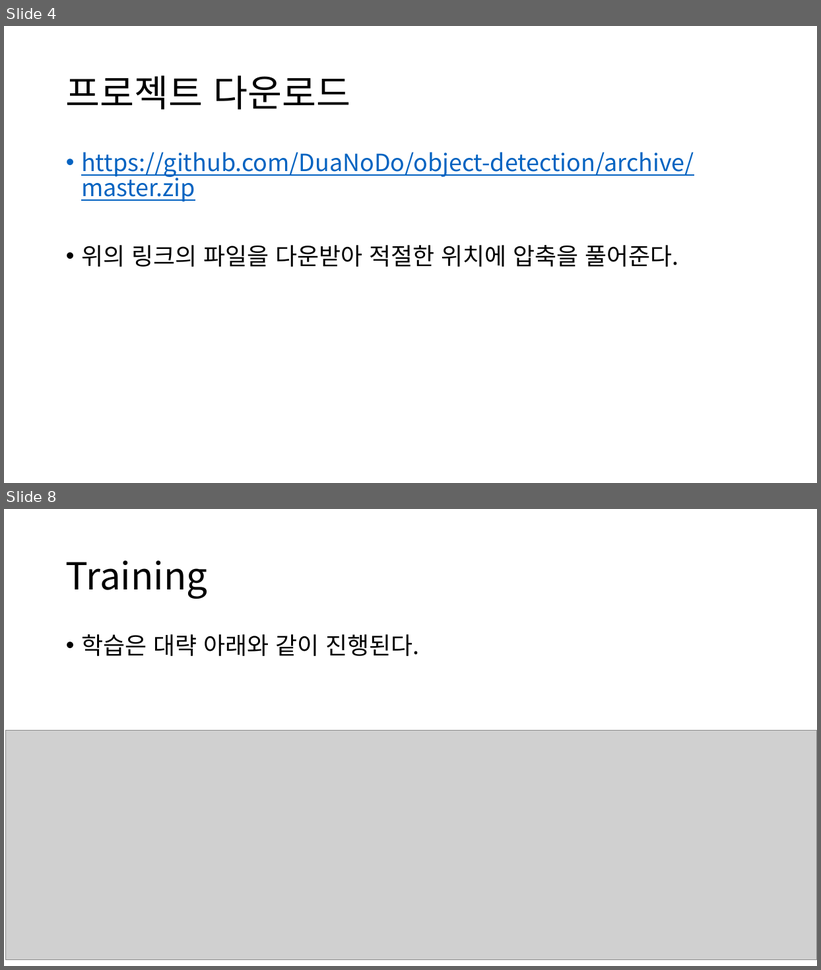
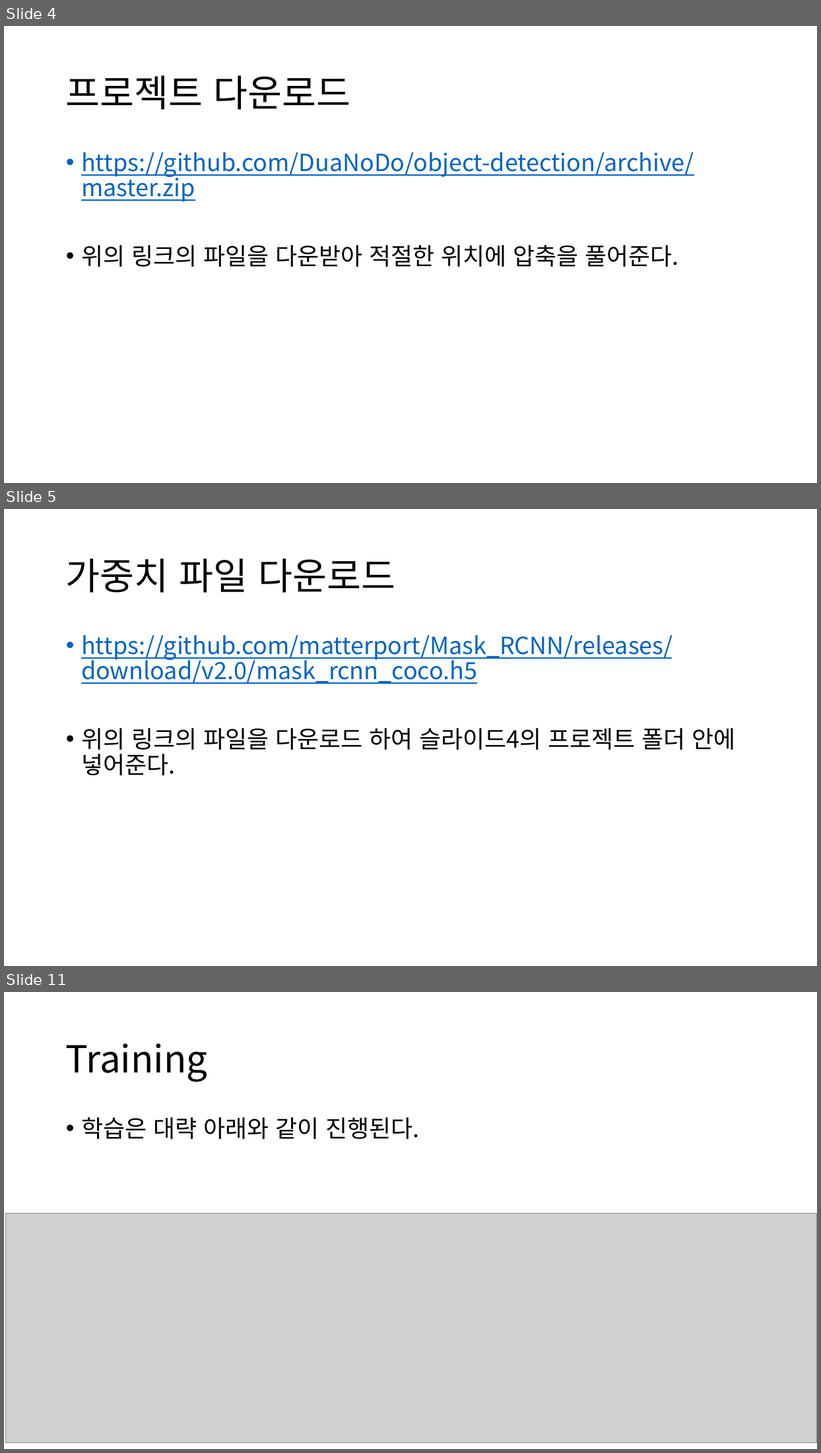
Before and after one commit to DuaNoDo/object-detection, a slide deck: 객체탐지.pptx. Shown one above the other, each under a label of ours: slides 4 and 8 before the commit, slides 4, 5 and 11 after it; the slides between them are not shown. The pictures are 821x970 and 821x1453 pixels, drawn with LibreOffice and Linux fonts; fonts in the diff are those of the drawing; grey boxes stand for pictures. Boxes give left, top, right and bottom in pixels: in the first picture for what was removed or moved away, otherwise in the second. Text is boxed around its words. In the diff, an @@ line names an element or a change of style, - is before the commit and + after.

```diff
--- a/객체탐지.pptx
+++ b/객체탐지.pptx
@@ slide 5 added at [4, 509, 817, 966], background #FFFFFF @@
@@ title added at [66, 559, 395, 593], 44 pt, text #000000 @@
+가중치 파일 다운로드
@@ text added at [81, 635, 735, 776], 28 pt, text #0563C1, underline @@
+• https://github.com/matterport/Mask_RCNN/releases/download/v2.0/mask_rcnn_coco.h5
+• 위의 링크의 파일을 다운로드 하여 슬라이드4의 프로젝트 폴더 안에 넣어준다.
@@ what was slide 8 is now slide 11 @@
```
Also in this commit, not shown: 3 slides changed, 2 other slides added, 2 other files.
